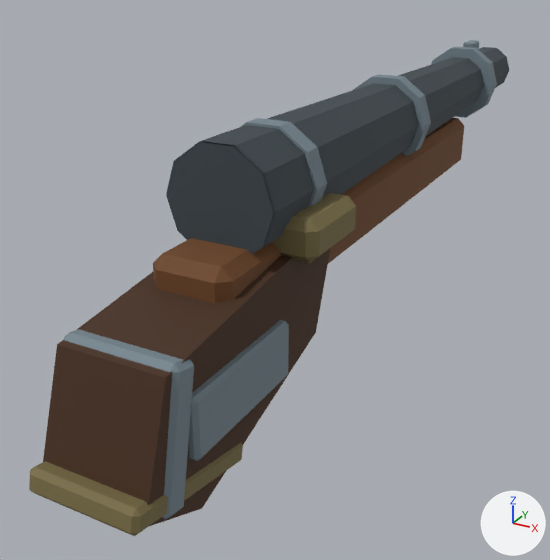
The glTF model assets/models/units/musketeer_advanced/Musket.glb: old version first, new version second.
One viewpoint serves both versions: a 50 mm lens placed at (0.385, -0.727, 0.294), pointed at (-0.089, 0.137, -0.138). Arrows for +X, +Y and +Z are at lower right; the lights stay in place. The first picture is the older version. Vertices at exactly the same position are counted once.

In view in the first picture: 'Sculpture'.
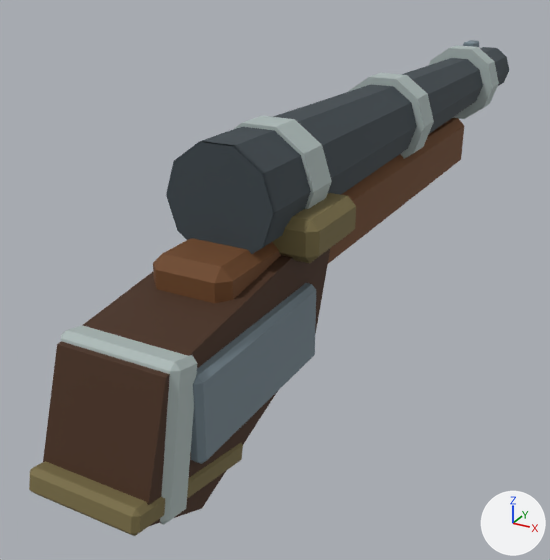
The edits, one by one:
me_sculpture is used by ob_sculpture; location (0.0, 0.0, 0.0).
me_sculpture had 378 vertices, 676 faces and spanned x -0.063..0.085, y -0.365..0.862, z -0.18..0.133.
me_sculpture now has 378 vertices, 676 faces and spans x -0.064..0.085, y -0.365..0.862, z -0.18..0.133.
me_sculpture part 1: the loose piece of 22 vertices spanning x -0.063..0.063, y 0.288..0.312, z 0.007..0.127 is scaled about its middle by (1.02, 1.75, 1.02).
me_sculpture part 2: the loose piece of 22 vertices spanning x -0.063..0.063, y -0.052..-0.028, z 0.007..0.127 is scaled about its middle by (1.02, 1.75, 1.02).
me_sculpture part 3: 48 of 378 vertices moved; they spanned x -0.062..0.067, y -0.329..-0.115, z -0.158..-0.014 and now span x -0.064..0.07, y -0.331..-0.058, z -0.16..-0.012; mean shift (0.001, 0.015, 0.004); largest move (0.063, -0.115, -0.057) -> (0.065, -0.058, -0.039).
me_sculpture part 4: 164 kept faces spanning x -0.064..0.064, y -0.331..0.691, z -0.16..0.128 get new vertex colours; the middle colour goes from greyish blue #76868f to grey #adbab8.
Other edits to the shape of me_sculpture do not show in these pictures.

Location of each change, [x1, y1, x2, y2] in pixels of the pictures (550 x 560 px; the box of a moved part takes in the faces that stretch with it):
part 1 of me_sculpture, moved or reshaped
    before: [353, 74, 431, 157]
    after: [348, 73, 434, 159]
part 2 of me_sculpture, moved or reshaped
    before: [239, 118, 327, 206]
    after: [233, 116, 332, 209]
part 3 of me_sculpture, moved or reshaped
    before: [64, 320, 289, 520]
    after: [61, 283, 316, 525]
part 4 of me_sculpture, recoloured
    both: [64, 47, 497, 520]
